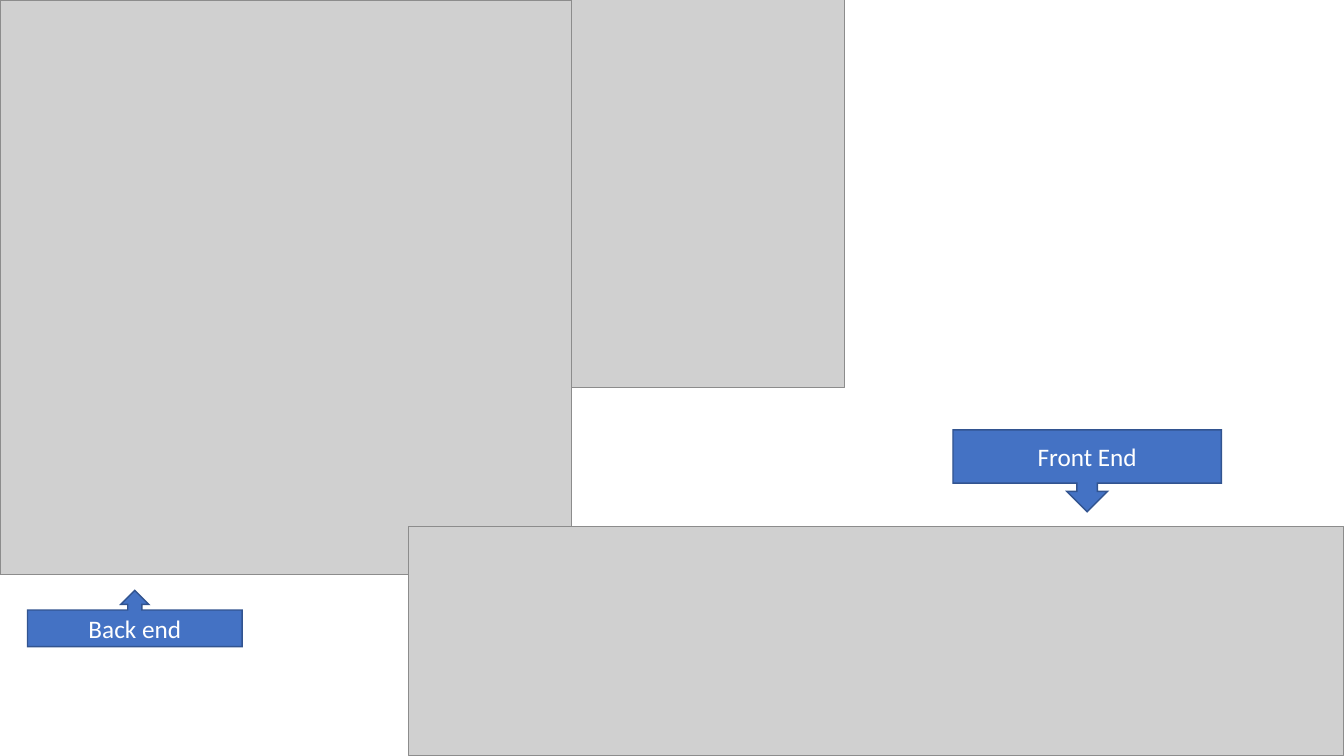
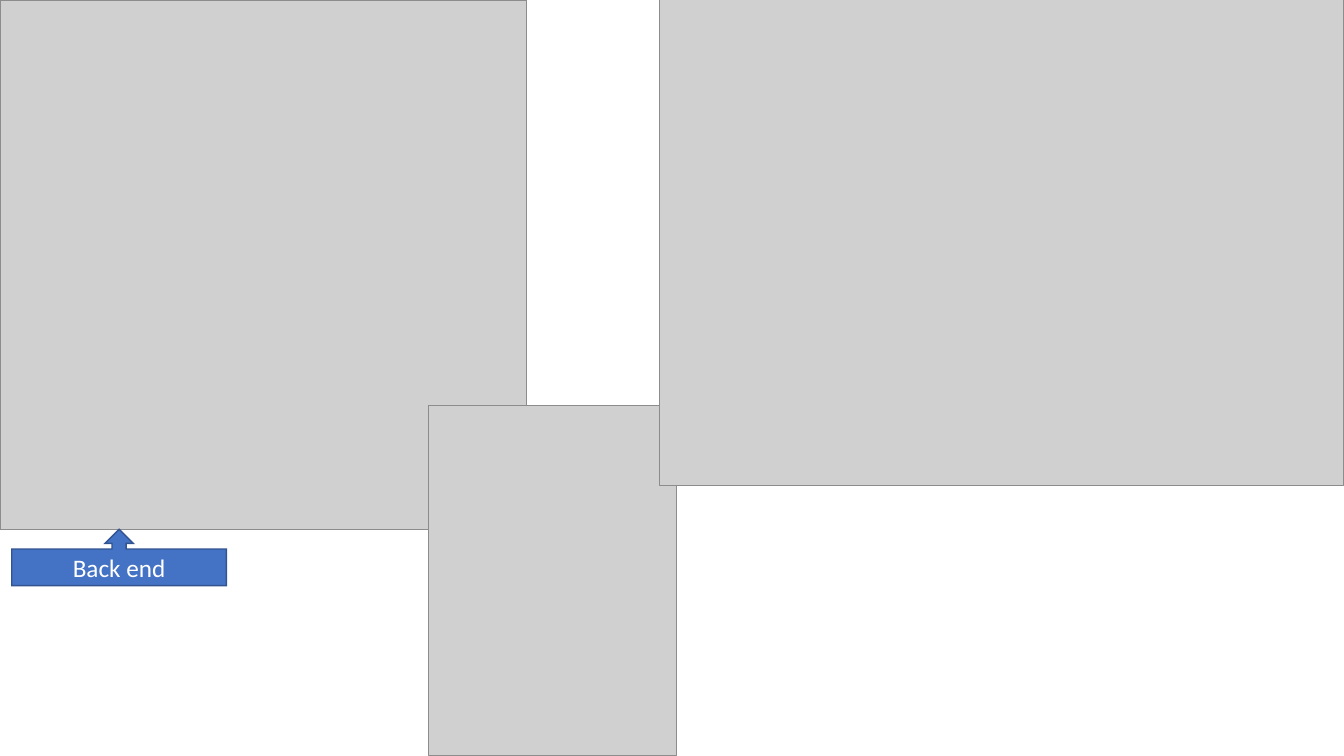
Before and after one commit to wdi-sg/project-2, a slide deck: slide 3 of Project-2.pptx. Drawn at 1344x756 pixels with LibreOffice and Linux fonts; fonts in the diff are those of the drawing; grey boxes stand for pictures. Boxes give left, top, right and bottom in pixels: in the first picture for what was removed or moved away, otherwise in the second. Text is boxed around its words. In the diff, an @@ line names an element or a change of style, - is before the commit and + after.

Commit message:
added powerpoint

```diff
--- a/Project-2.pptx
+++ b/Project-2.pptx
@@ picture: place and size @@
-picture at [0,0,572,575]
+picture at [0,0,526,529]
@@ picture added at [659,0,1344,486] @@
@@ picture: place and size @@
-picture at [572,0,845,388]
+picture at [429,405,676,756]
@@ down arrow callout removed at [953,431,1221,512] @@
-Front End
@@ up arrow callout "Back end": place and size @@
-up arrow callout "Back end" at [27,591,242,647]
+up arrow callout "Back end" at [12,529,227,586]
@@ picture removed at [408,526,1344,756] @@
```
Also in this commit, not shown: 1 slide added, 1 other file.
